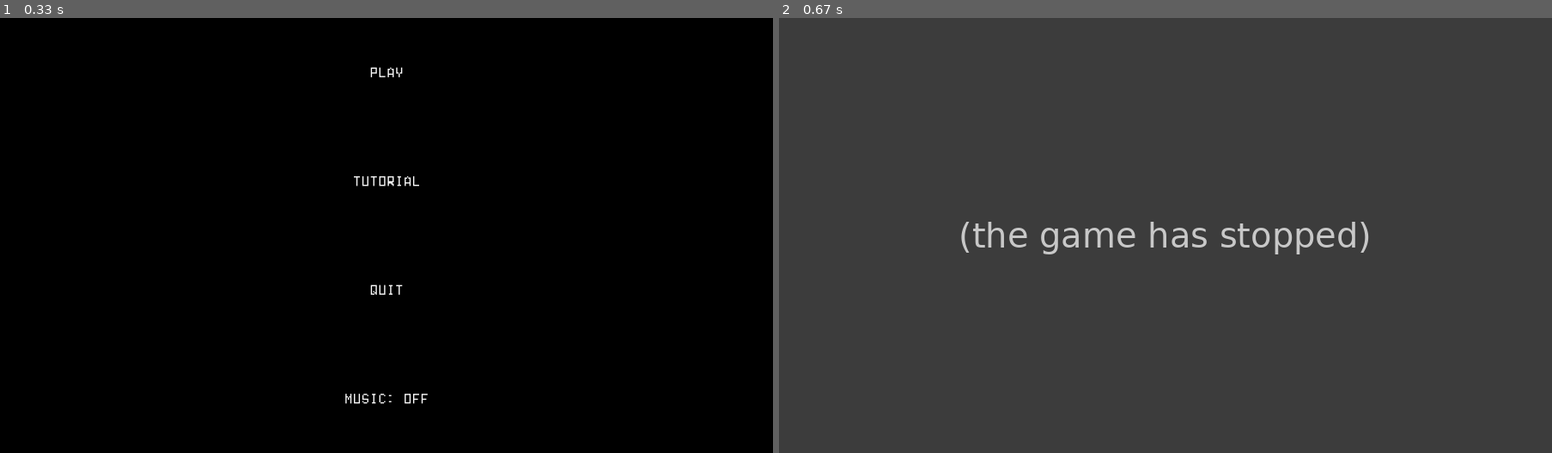
Above: before the commit, frames 1-2 (left to right).
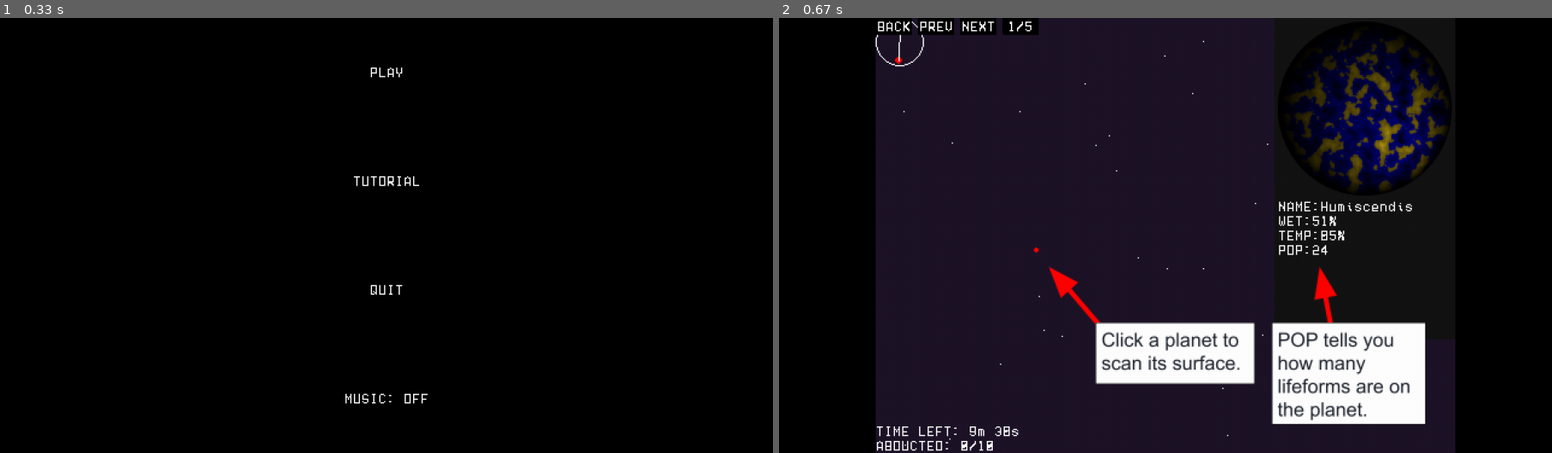
Above: after the commit, the same moments.

Repository: milktheinternet/pygameSummerJam2024
Game: pygame game, started from main.py
The game is run twice, just before and just after one commit, with the same random seed, the same clock (stepped at 60 frames per second) and the same inputs.
Inputs (mouse positions are in pixels of both pictures, inside the frame that each line leads up to):
- Up to frame 1 (0.33 s): no input
- Up to frame 2 (0.67 s): right-click (1412, 222) at 0.38 s

Frame 1 is identical in both runs. In frame 2, 99% of the frame differs, in the area x 0-100%, y 0-100%.
Before the commit the program exited at 0.4 s; later frames show no game.

Commit message:
added tutorial, menus, etc

Diff:
--- a/game.py
+++ b/game.py
@@ -11,18 +11,23 @@
 import gamemusic
 
 font = pg.font.Font("assets/font.ttf", 12)
+ID = 0
 
-ID = 0
+
 def nextID():
     global ID
     ID += 1
     return ID
 
+
 def screenshot(srf: pg.Surface):
-    pg.image.save(srf, f"image{nextID()}.png")
+    pg.image.save(srf, f"assets/screenshots/image{nextID()}.png")
+
 
 class Game:
-    def __init__(self, dis:Display, nstars=1000):
+    def __init__(self, dis:Display, menu: Menu = None, nstars=1000):
+        self.menu = menu
+
         self.dis = dis
         self.srf = self.dis.srf
         self.active = True
@@ -86,8 +91,8 @@
                         self.active = False
 
                     menu = Menu({
-                        "RESUME": None,
-                        "QUIT": on_quit
+                        "CONTINUE": None,
+                        "ABANDON THE UNIVERSE": on_quit
                     }, self.dis)
                     menu.make_btns()
                     menu.start()
@@ -170,6 +175,8 @@
         while self.active:
             self.update()
             self.render()
+        if self.menu:
+            self.menu.start()
 
 if __name__ == "__main__":
     gamemusic.play()
--- a/gamemath.py
+++ b/gamemath.py
@@ -13,6 +13,14 @@
             self.x, self.y = x, y
         else:
             self.x, self.y = x.x, x.y
+
+    @staticmethod
+    def HALF():
+        return Vector(0.5, 0.5)
+
+    @staticmethod
+    def ONE():
+        return Vector(1.0, 1.0)
 
     def __add__(self, other):
         return Vector(self.x+other.x, self.y+other.y)
--- a/gamestar.py
+++ b/gamestar.py
@@ -27,7 +27,7 @@
         return self.diameter/2
 
     def random(self):
-        self.x, self.y = (super().random() * tau).tuple
+        self.x, self.y = ((super().random()-Vector.HALF()) * tau).tuple
         return self
 
     def deselect(self):
--- a/main.py
+++ b/main.py
@@ -2,13 +2,18 @@
 from gamemenu import Menu
 from gamedisplay import Display
 from gamemath import Vector
+
+from tutorial import Tutorial
+
 import gamemusic
 # 430-930 sat sun
 
 
-def newgame():
-    game = Game(dis)
-    game.start()
+def newgame(menu):
+    Game(dis, menu).start()
+
+def tutorial(menu):
+    Tutorial(dis, menu).start()
 
 if __name__ == "__main__":
     res = Vector(480, 360)
@@ -16,8 +21,8 @@
     dis = Display(res, winres)
 
     menu = Menu({
-        "PLAY": newgame,
-        "TUTORIAL": None,
+        "PLAY": lambda: newgame(menu),
+        "TUTORIAL": lambda: tutorial(menu),
         "QUIT": None}, dis)
     music_on, music_off = "MUSIC: ON", "MUSIC: OFF"
     def music_on_fun():
--- a/planet_img_gen.py
+++ b/planet_img_gen.py
@@ -23,6 +23,7 @@
 
 
 NOISE_DIAMETER = 300
+NOISE_LAYERS = 6
 NOISE_CACHE_SIZE = 30
 NOISE_CACHE = [load_noise(id_) for id_ in range(1, NOISE_CACHE_SIZE + 1)]
 
@@ -81,7 +82,7 @@
     # Generate and layer terrain noise
     base_seed = randint(0, 1_000_000_000)
     noise_grid = np.zeros((size.x, size.y))
-    layers = 3
+    layers = NOISE_LAYERS
 
     for i in range(layers):
         scale = 0.05 * (2 ** i)  # Adjusted scale factor
--- /dev/null
+++ b/tutorial.py
@@ -0,0 +1,69 @@
+import pygame as pg
+from gamemath import Vector
+from gamemenu import Button
+from os import listdir
+
+TUT_PATH = "assets/tutorial/slides/"
+
+class Tutorial:
+    def __init__(self, dis, menu):
+        self.font = pg.font.Font("assets/font.ttf", 12)
+        self.menu = menu
+        self.mouse = (0,0)
+        self.click = False
+        self.dis = dis
+        self.active = True
+        self.buttons = []
+
+        self.slide = 0
+        self.slideshow = [pg.image.load(TUT_PATH + file).convert()
+                          for file in sorted(listdir(TUT_PATH))
+                          if file[-4:]=='.png']
+        self.slideshow = [pg.transform.smoothscale(img, self.dis.res.tuple) for img in self.slideshow]
+
+        self.make_btns()
+
+    def next(self):
+        self.slide = (self.slide + 1)%len(self.slideshow)
+        self.make_btns()
+        self.start()
+
+    def prev(self):
+        self.slide = (self.slide - 1)%len(self.slideshow)
+        self.make_btns()
+        self.start()
+
+    def make_btns(self):
+        self.buttons = []
+        for x, y, w, h, text, on_click in ((0, 0, 30, 14, "BACK", None),
+                                           (35, 0, 30, 14, "PREV", self.prev),
+                                           (70, 0, 30, 14, "NEXT", self.next),
+                                           (105, 0, 30, 14, f"{self.slide+1}/{len(self.slideshow)}", None)):
+            self.buttons.append(Button(self, text, on_click, (x, y), (w, h)))
+
+    def start(self):
+        while self.active:
+            self.update()
+            self.render()
+        self.menu.start()
+
+    def close(self):
+        self.active = False
+
+    def update(self):
+        self.click = False
+        for event in pg.event.get():
+            if event.type == pg.MOUSEBUTTONDOWN:
+                self.click = True
+            elif event.type == pg.QUIT:
+                self.active = False
+        self.mouse = round((Vector(pg.mouse.get_pos())-self.dis.srfpos)/self.dis.scaled_res*self.dis.res).tuple
+
+        for button in self.buttons:
+            button.update()
+
+    def render(self):
+        self.dis.srf.blit(self.slideshow[self.slide],(0,0))
+        for button in self.buttons:
+            button.render()
+        self.dis.update()
Binary file changed: assets/noise/noise1.png
Binary file changed: assets/noise/noise10.png
Binary file changed: assets/noise/noise11.png
Binary file changed: assets/noise/noise12.png
Binary file changed: assets/noise/noise13.png
Binary file changed: assets/noise/noise14.png
Binary file changed: assets/noise/noise15.png
Binary file changed: assets/noise/noise16.png
Binary file changed: assets/noise/noise17.png
Binary file changed: assets/noise/noise18.png
Binary file changed: assets/noise/noise19.png
Binary file changed: assets/noise/noise2.png
(and 29 more such lines)
